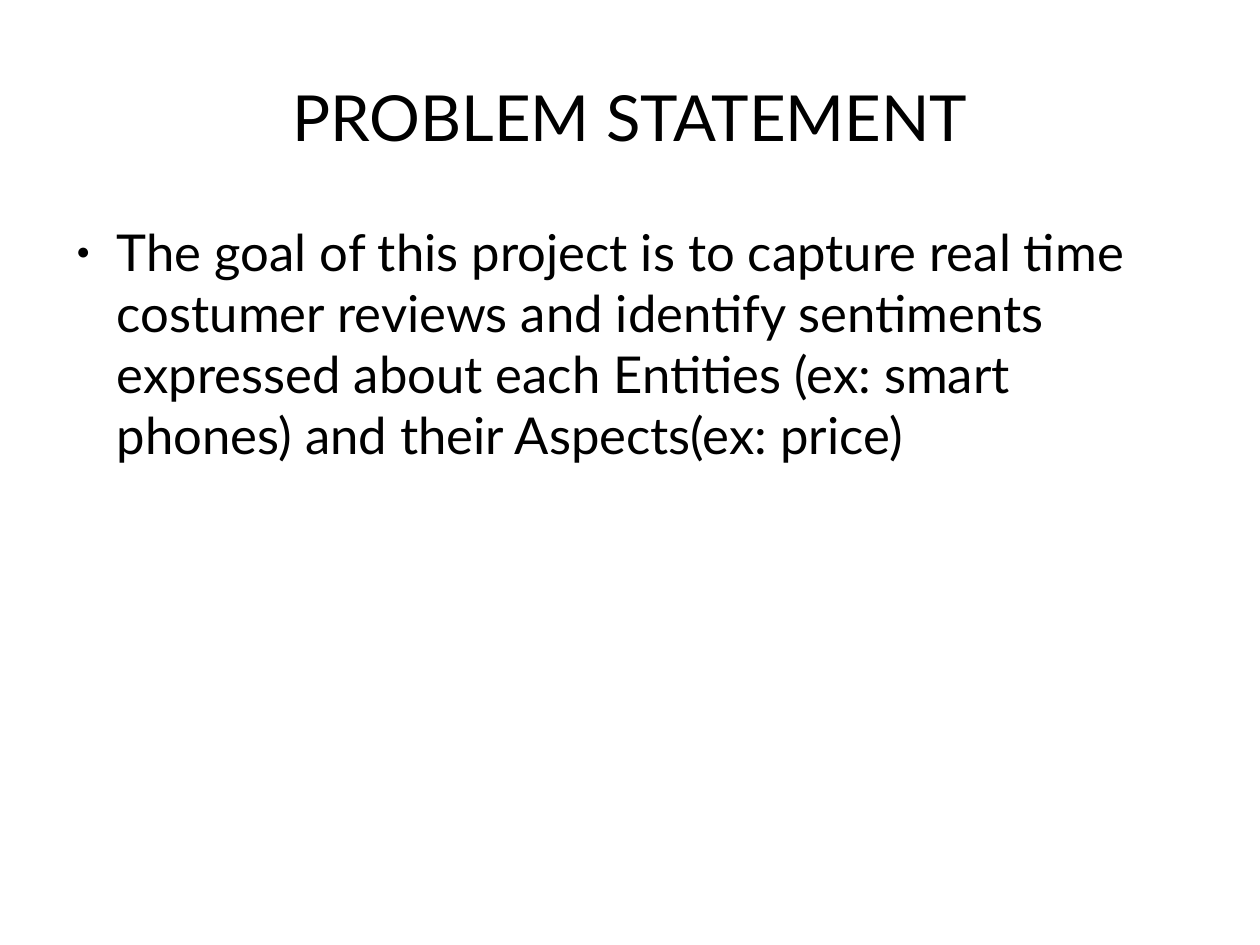
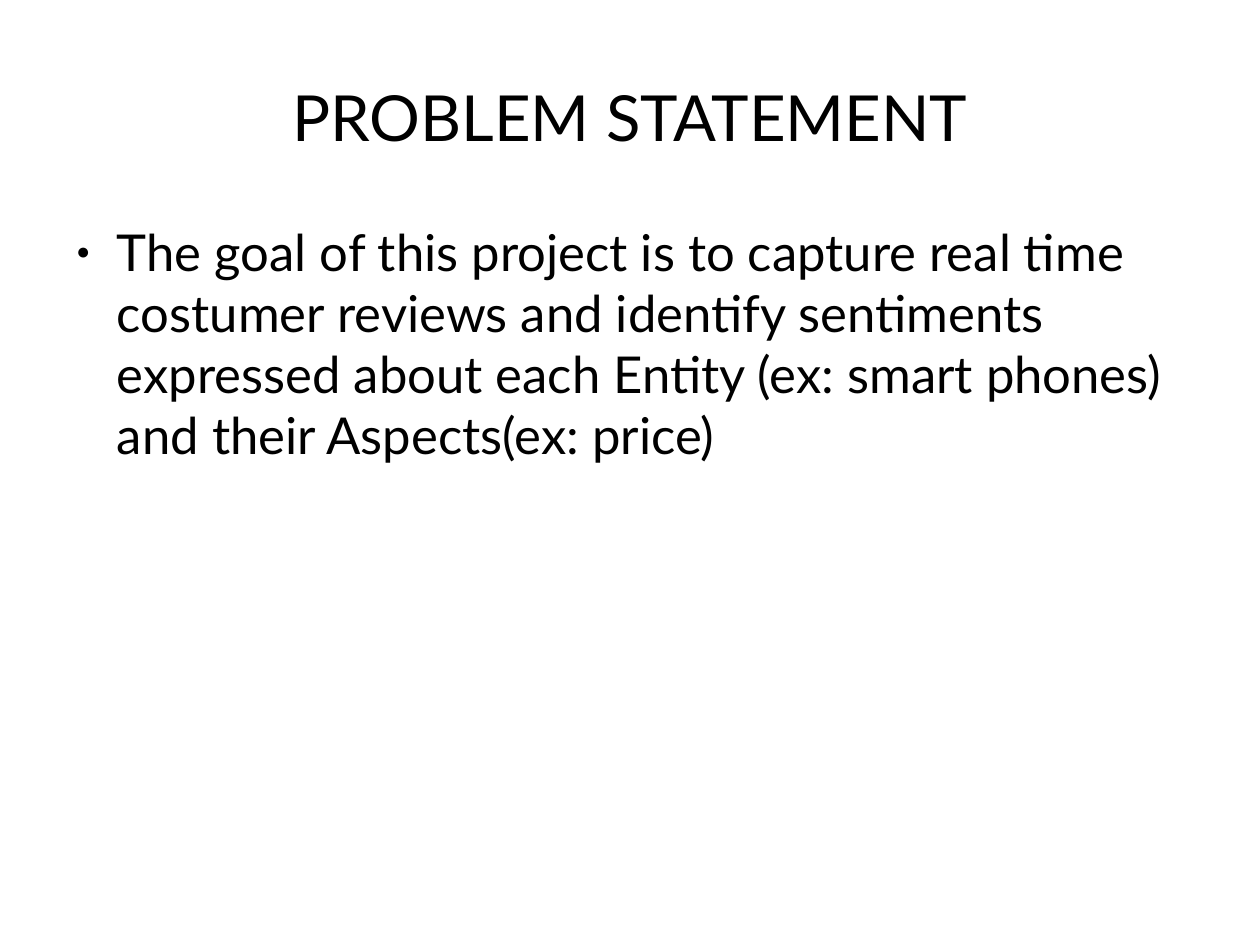
Before and after one commit to pranithkumar/Aspect-Based-Sentiment-Analysis, a slide deck: slide 2 of Aspect based Senti analysis/documentation/project review 1/proj_review_1.odp. Drawn at 1260x945 pixels with LibreOffice and Linux fonts; fonts in the diff are those of the drawing. Boxes give left, top, right and bottom in pixels: in the first picture for what was removed or moved away, otherwise in the second. Text is boxed around its words. In the diff, an @@ line names an element or a change of style, - is before the commit and + after.

```diff
--- a/Aspect based Senti analysis/documentation/project review 1/proj_review_1.odp
+++ b/Aspect based Senti analysis/documentation/project review 1/proj_review_1.odp
@@ text at [117, 233, 1161, 463]: text changed @@
-● The goal of this project is to capture real time costumer reviews and identify sentiments expressed about each Entities (ex: smart phones) and their Aspects(ex: price)
+● The goal of this project is to capture real time costumer reviews and identify sentiments expressed about each Entity (ex: smart phones) and their Aspects(ex: price)
```
Also in this commit, not shown: 16 other files.
